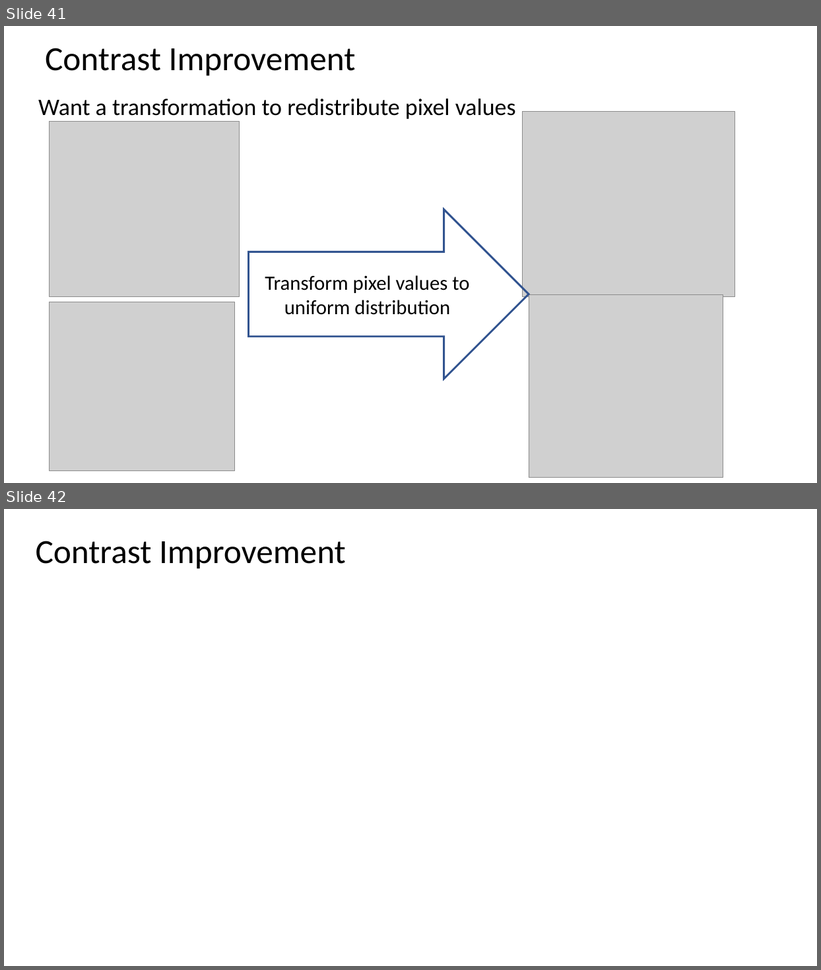
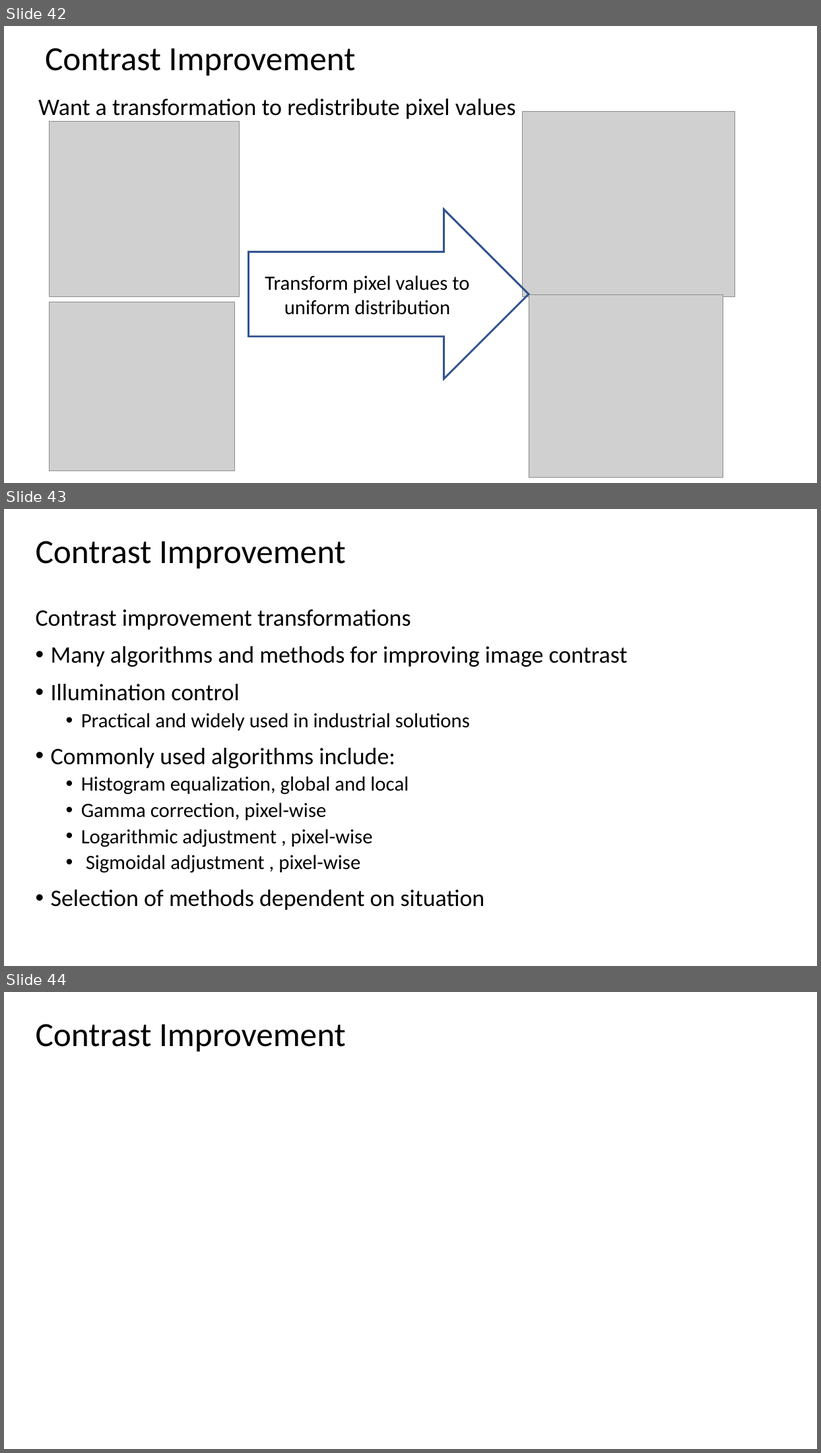
Before and after one commit to StephenElston/CSCI-E25, a slide deck: Slides/1_Introduction.pptx. Shown one above the other, each under a label of ours: slides 41 and 42 before the commit, slides 42, 43 and 44 after it. The pictures are 821x970 and 821x1453 pixels, drawn with LibreOffice and Linux fonts; fonts in the diff are those of the drawing; grey boxes stand for pictures. Boxes give left, top, right and bottom in pixels: in the first picture for what was removed or moved away, otherwise in the second. Text is boxed around its words. In the diff, an @@ line names an element or a change of style, - is before the commit and + after.

```diff
--- a/Slides/1_Introduction.pptx
+++ b/Slides/1_Introduction.pptx
@@ slide 43 added at <box>4,509,817,966</box>, background #FFFFFF @@
@@ title added at <box>36,541,346,569</box>, 40 pt, text #000000 @@
+Contrast Improvement
@@ text added at <box>36,609,628,910</box>, 28 pt, text #000000 @@
+Contrast improvement transformations
+• Many algorithms and methods for improving image contrast
+• Illumination control
+  • Practical and widely used in industrial solutions
+• Commonly used algorithms include:
+  • Histogram equalization, global and local
+  • Gamma correction, pixel-wise
+  • Logarithmic adjustment , pixel-wise
+  • Sigmoidal adjustment , pixel-wise
+• Selection of methods dependent on situation
@@ what was slide 41 is now slide 42 @@
@@ what was slide 42 is now slide 44 @@
```
Also in this commit, not shown: 4 slides changed, 4 other slides added, 1 other file.
